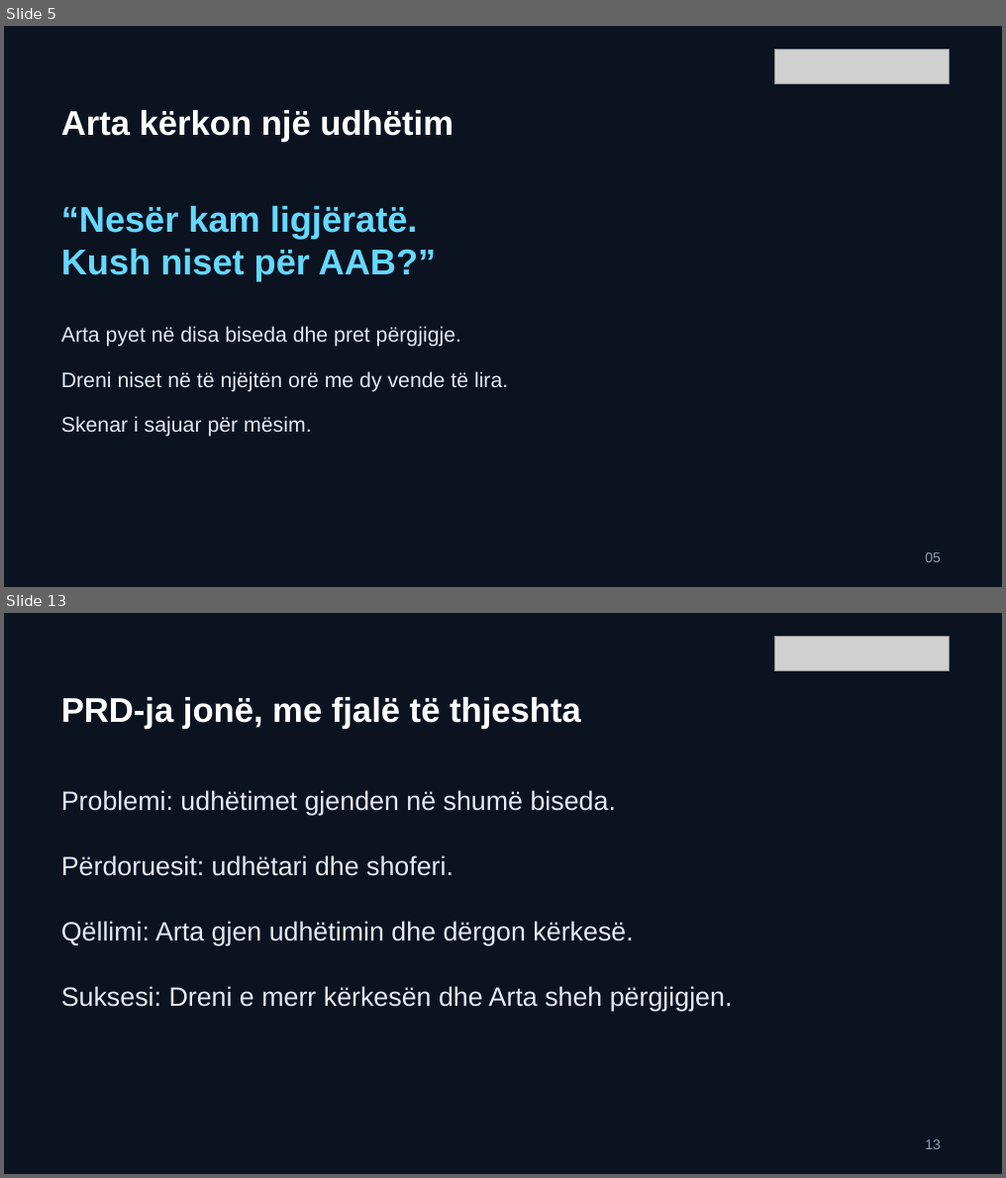
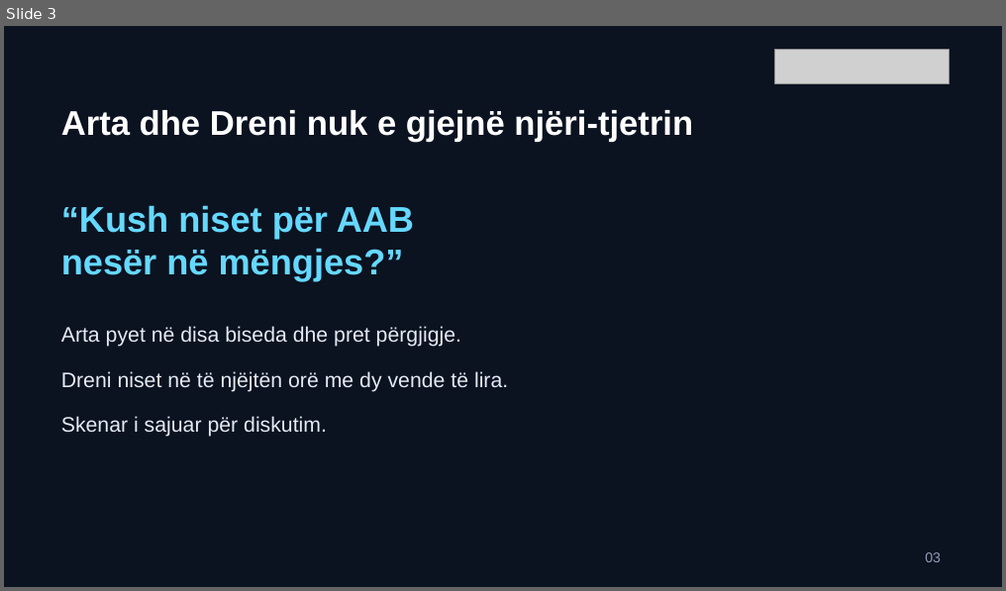
Before and after one commit to arbenl/arbenl.github.io, a slide deck: lendet/2026-2027/mobile/lectures/ligjerata-02-rideshare-ideja-mvp-2026.pptx. Shown one above the other, each under a label of ours: slides 5 and 13 before the commit, slide 3 after it; the slides between them are not shown. The pictures are 1006x1178 and 1006x591 pixels, drawn with LibreOffice and Linux fonts; fonts in the diff are those of the drawing; grey boxes stand for pictures. Boxes give left, top, right and bottom in pixels: in the first picture for what was removed or moved away, otherwise in the second. Text is boxed around its words. In the diff, an @@ line names an element or a change of style, - is before the commit and + after.

```diff
--- a/lendet/2026-2027/mobile/lectures/ligjerata-02-rideshare-ideja-mvp-2026.pptx
+++ b/lendet/2026-2027/mobile/lectures/ligjerata-02-rideshare-ideja-mvp-2026.pptx
@@ slide 13 removed at (x1=4, y1=613, x2=1002, y2=1174), background #0B1220 @@
@@ picture removed at (x1=774, y1=636, x2=948, y2=670) @@
@@ text removed at (x1=61, y1=697, x2=581, y2=729) @@
-PRD-ja jonë, me fjalë të thjeshta
@@ text removed at (x1=61, y1=790, x2=616, y2=815) @@
-Problemi: udhëtimet gjenden në shumë biseda.
@@ text removed at (x1=61, y1=856, x2=453, y2=876) @@
-Përdoruesit: udhëtari dhe shoferi.
@@ text removed at (x1=61, y1=921, x2=633, y2=946) @@
-Qëllimi: Arta gjen udhëtimin dhe dërgon kërkesë.
@@ text removed at (x1=61, y1=986, x2=733, y2=1011) @@
-Suksesi: Dreni e merr kërkesën dhe Arta sheh përgjigjen.
@@ text removed at (x1=925, y1=1140, x2=941, y2=1150) @@
-13
@@ what was slide 5 is now slide 3 @@
@@ slide 3 changed as well @@
@@ text at (x1=61, y1=110, x2=693, y2=142): text changed @@
-Arta kërkon një udhëtim
+Arta dhe Dreni nuk e gjejnë njëri-tjetrin
@@ text at (x1=61, y1=205, x2=414, y2=281): text changed @@
-“Nesër kam ligjëratë.
-Kush niset për AAB?”
+“Kush niset për AAB
+nesër në mëngjes?”
@@ text at (x1=61, y1=416, x2=327, y2=437): text changed @@
-Skenar i sajuar për mësim.
+Skenar i sajuar për diskutim.
@@ text at (x1=925, y1=553, x2=941, y2=563): text changed @@
-05
+03
```
Also in this commit, not shown: 5 other slides changed, 16 slides added, 19 other slides removed, 15 other files.
